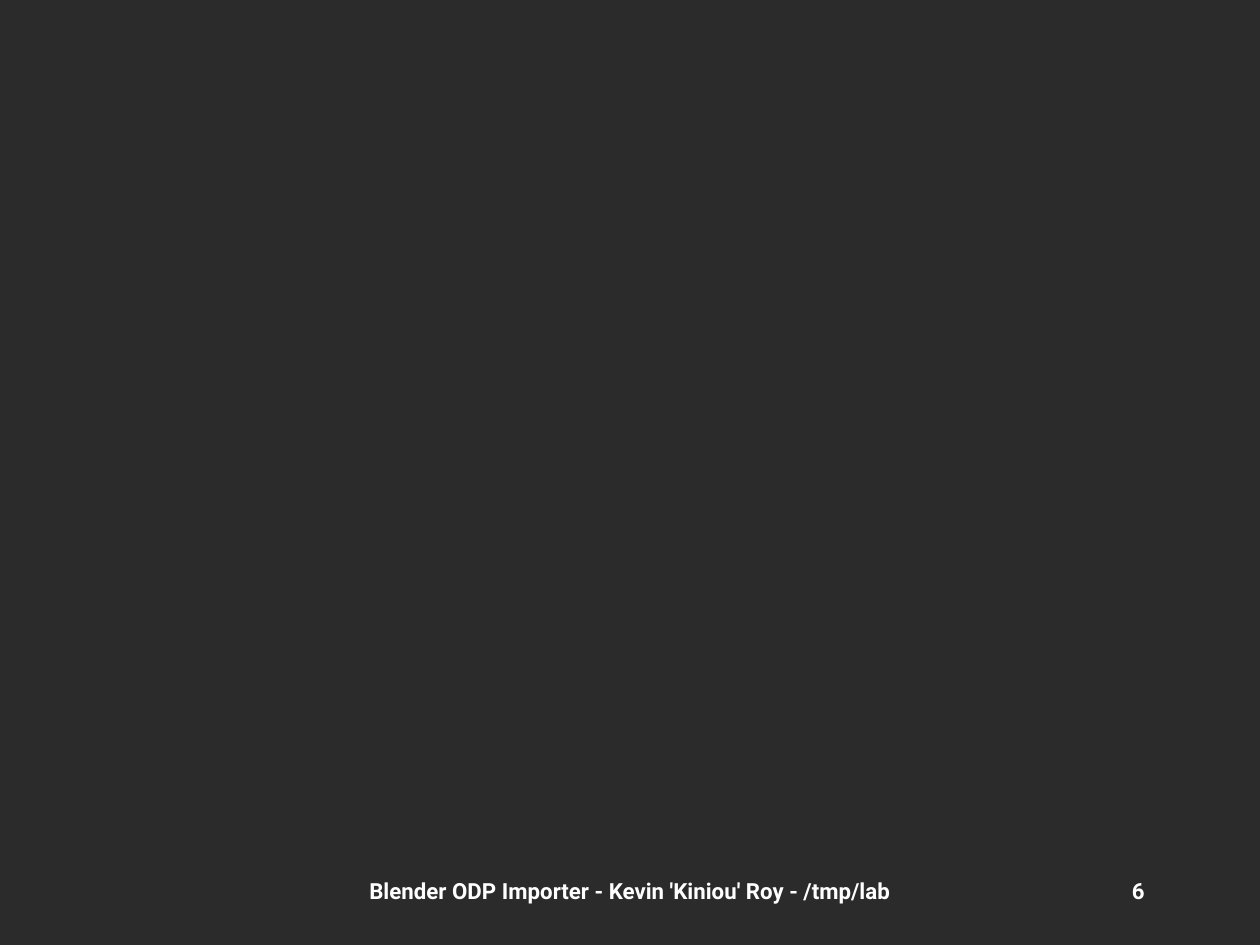
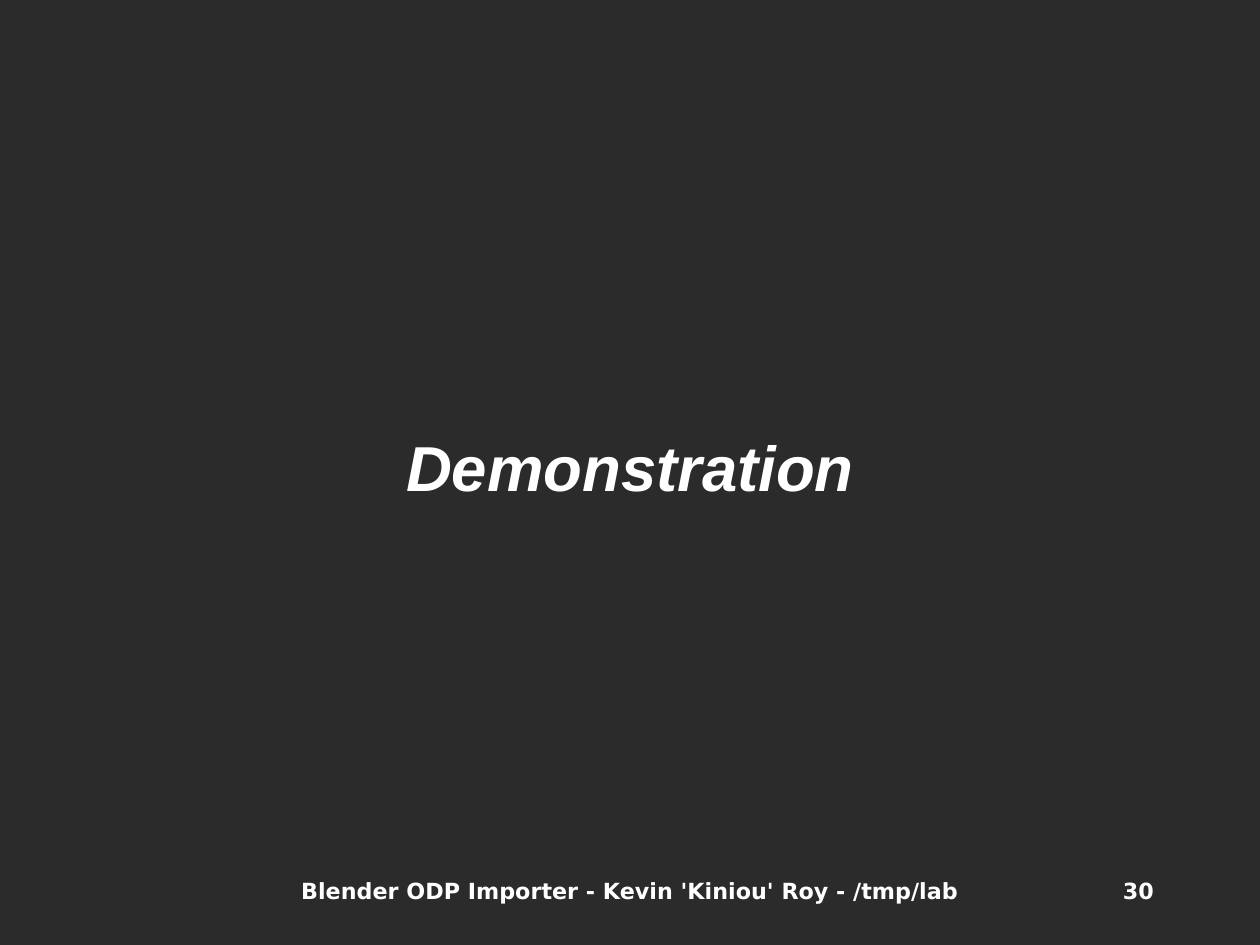
Before and after one commit to kiniou/blender-smooth-slides, a slide deck: slide 30 of import/doc/HSF2009.odp (slide 6 before the commit). Drawn at 1260x945 pixels with LibreOffice and Linux fonts; fonts in the diff are those of the drawing; background and template pictures are left out; a plain dark background stands for a picture behind light text. Boxes give left, top, right and bottom in pixels: in the first picture for what was removed or moved away, otherwise in the second. Text is boxed around its words. In the diff, an @@ line names an element or a change of style, - is before the commit and + after.

```diff
--- a/import/doc/HSF2009.odp
+++ b/import/doc/HSF2009.odp
@@ subtitle added at <box>406,445,853,492</box>, 40 pt, text #FFFFFF, bold, italic @@
+Demonstration
@@ text "Blender ODP Importer - Kevin ..." at <box>301,882,958,904</box>: font Roboto to DejaVu Sans @@
@@ page number at <box>1123,882,1154,900</box>: text changed; font Roboto to DejaVu Sans @@
-6
+30
```
Also in this commit, not shown: 22 other slides changed, 7 slides added, 3 other files.
